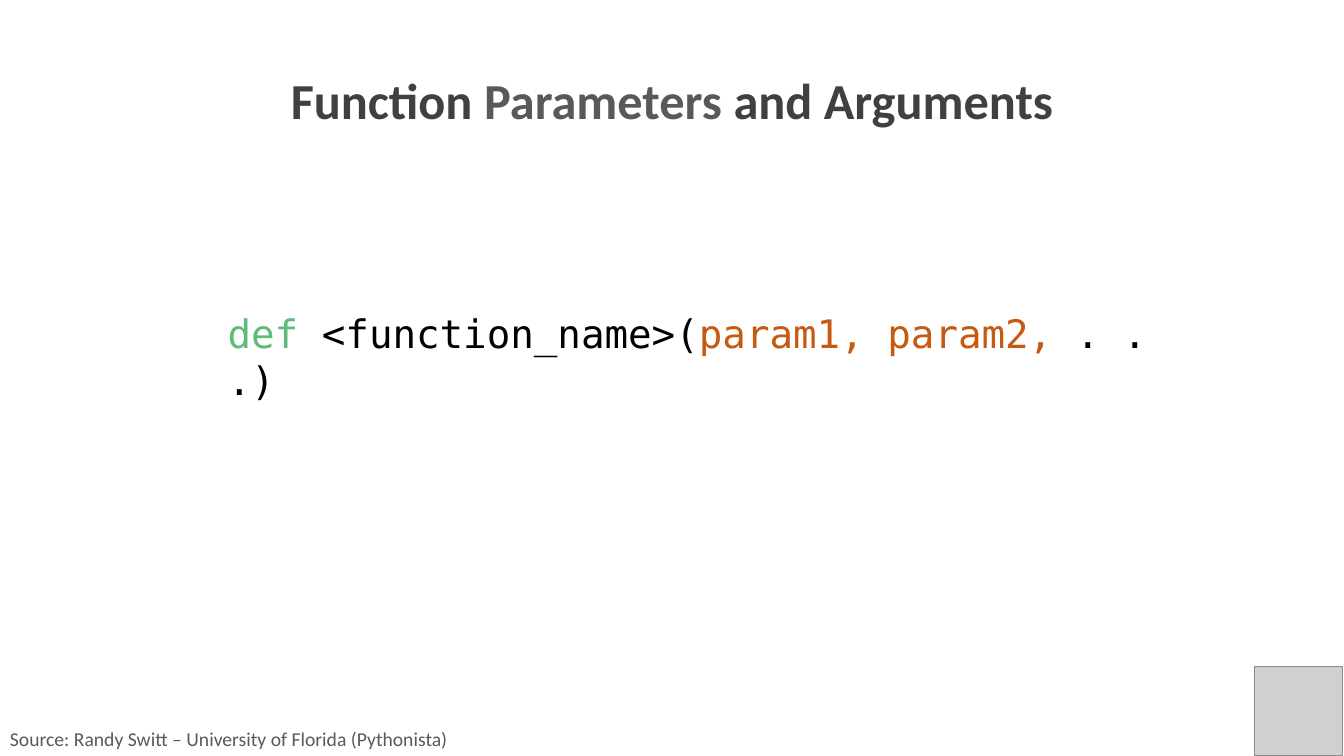
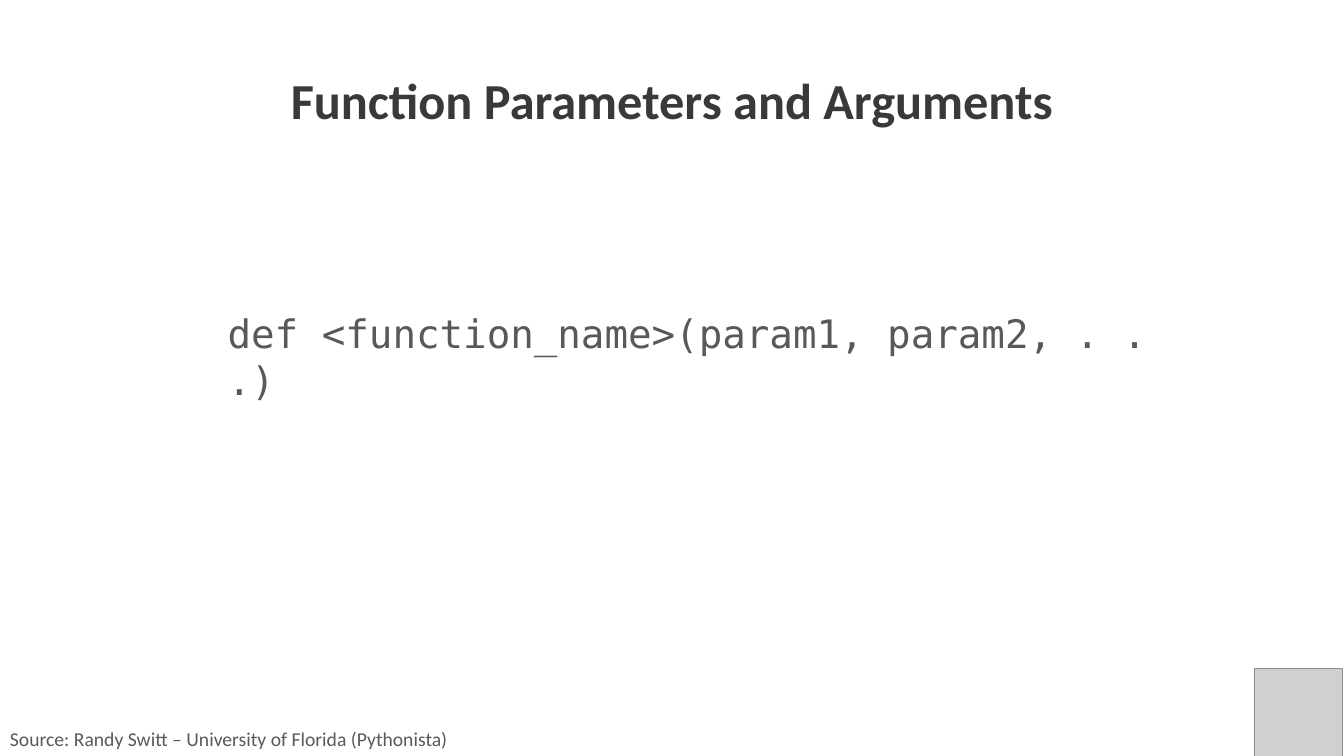
Before and after one commit to PracticumAI/python, a slide deck: slide 8 of presentations/03_functions.pptx. Drawn at 1344x756 pixels with LibreOffice and Linux fonts; fonts in the diff are those of the drawing; grey boxes stand for pictures. Boxes give left, top, right and bottom in pixels: in the first picture for what was removed or moved away, otherwise in the second. Text is boxed around its words. In the diff, an @@ line names an element or a change of style, - is before the commit and + after.

Commit message:
Updated functions .pptx to new color palette.

```diff
--- a/presentations/03_functions.pptx
+++ b/presentations/03_functions.pptx
@@ text "Function Parameters and Arguments" at box(291, 83, 1052, 128): text colour #404040 to #3B3838 in "Function and Arguments"; text colour #595959 to #3B3838 in "Parameters" @@
@@ text "def <function_name>(param1, param2, . . ..." at box(228, 318, 1052, 357): text colour #5EBB78 to #595959 in "def"; text colour #000000 to #595959 in "<function_name>(param1, . . .)"; text colour #C55A11 to #595959 in "<function_name>(param1, param2," @@
```
Also in this commit, not shown: 16 other slides changed.
